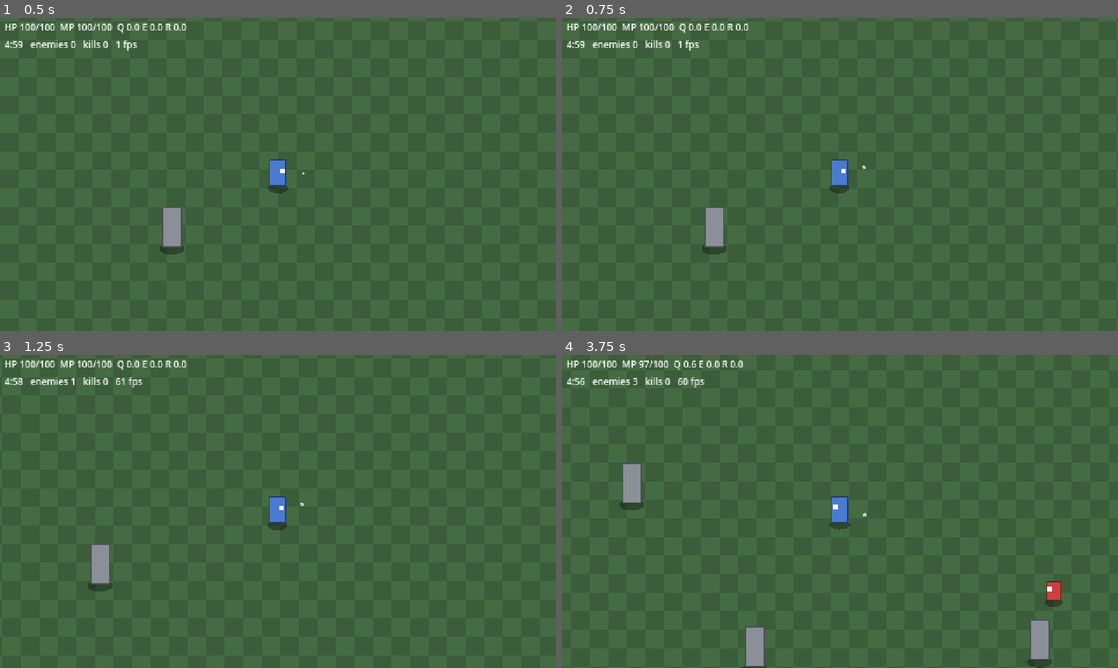
Above: before the commit, frames 1-4 (two rows, left to right).
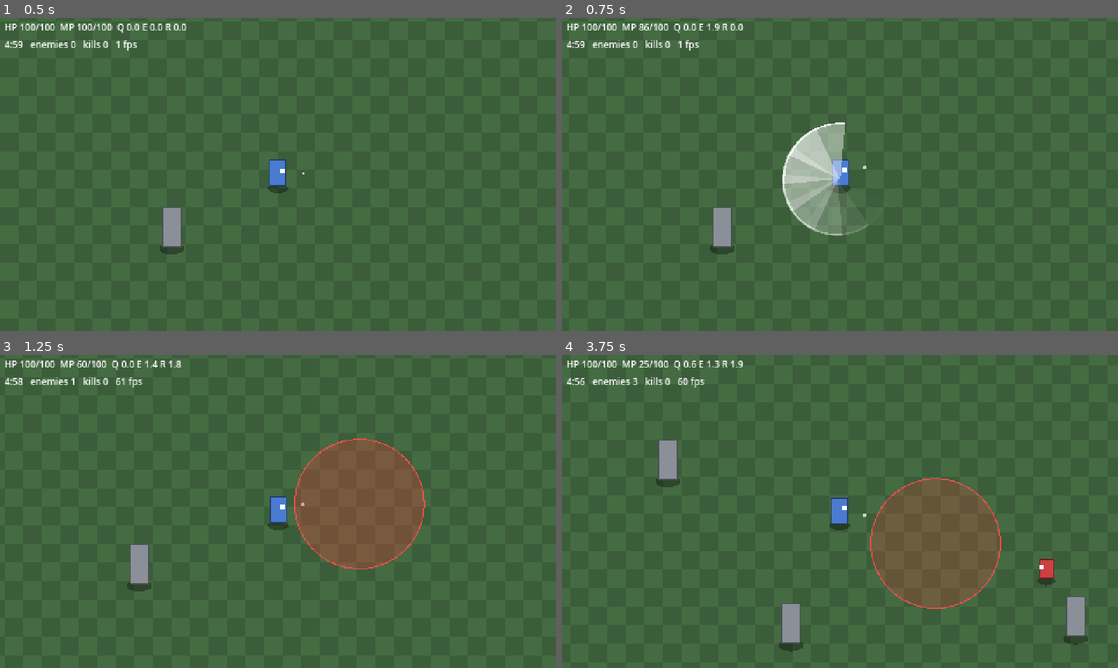
Above: after the commit, the same moments.

Repository: boki-io/game
Game: Godot game, scene res://scenes/main.tscn
Two runs of this game, one before a commit and one after it. Both use one fixed random seed, a clock stepped at 60 frames per second and the inputs below.
Inputs (mouse positions are in pixels of both pictures, inside the frame that each line leads up to):
- Up to frame 1 (0.5 s): no input
- Up to frame 2 (0.75 s): tap Enter (ui_accept) at 0.5 s; move the mouse to (962, 158) at 0.52 s; hold D (move_right) from 0.53 s (still down); tap E (ability_e) at 0.6 s
- Up to frame 3 (1.25 s): keep holding D (move_right); tap Enter (ui_accept) at 0.77 s; tap R (ability_r) at 0.8 s
- Up to frame 4 (3.75 s): move the mouse to (728, 527) at 1.27 s; release D (move_right) at 1.28 s; hold S (move_down) 1.28-2.03 s; tap R (ability_r) at 1.35, 2.3, 3.6 s; tap Enter (ui_accept) at 1.52, 3.02 s; tap E (ability_e) at 1.55, 2.1, 3.05 s; move the mouse to (895, 442) at 2.02 s; hold D (move_right) 2.03-2.78 s; move the mouse to (812, 574) at 2.77 s; hold W (move_up) 2.78-3.53 s; tap Q (ability_q) at 2.85 s; move the mouse to (1006, 558) at 3.52 s; hold A (move_left) from 3.53 s (still down)

Frame 1 is identical in both runs. In frame 2, 4.0% of the frame differs, in the area x 13-56%, y 1-76%; in frame 3, 9.2%; in frame 4, 11%, in the area x 10-95%, y 1-100%.

Commit message:
M5: Spin (E) and Slam (R) with telegraph and knockback
Co-Authored-By: Claude Sonnet 5.5 <noreply@anthropic.com>

Diff:
--- /dev/null
+++ b/data/abilities/slam.tres
@@ -0,0 +1,16 @@
+[gd_resource type="Resource" script_class="AbilityData" format=3]
+
+[ext_resource type="Script" path="res://scripts/abilities/ability_data.gd" id="1"]
+[ext_resource type="Script" path="res://scripts/abilities/slam_behavior.gd" id="2"]
+
+[resource]
+script = ExtResource("1")
+id = &"slam"
+display_name = "Slam"
+cooldown = 2.0
+mana_cost = 30.0
+damage = 60.0
+range = 80.0
+radius = 56.0
+windup = 0.3
+behavior = ExtResource("2")
--- /dev/null
+++ b/data/abilities/spin.tres
@@ -0,0 +1,15 @@
+[gd_resource type="Resource" script_class="AbilityData" format=3]
+
+[ext_resource type="Script" path="res://scripts/abilities/ability_data.gd" id="1"]
+[ext_resource type="Script" path="res://scripts/abilities/spin_behavior.gd" id="2"]
+
+[resource]
+script = ExtResource("1")
+id = &"spin"
+display_name = "Spin"
+cooldown = 2.0
+mana_cost = 15.0
+damage = 20.0
+radius = 48.0
+duration = 0.4
+behavior = ExtResource("2")
--- a/scenes/player.tscn
+++ b/scenes/player.tscn
@@ -9,6 +9,8 @@
 [ext_resource type="Script" path="res://scripts/abilities/ability_caster.gd" id="6"]
 [ext_resource type="Resource" path="res://data/abilities/slash.tres" id="7"]
 [ext_resource type="Resource" path="res://data/abilities/dash_slash.tres" id="8"]
+[ext_resource type="Resource" path="res://data/abilities/spin.tres" id="11"]
+[ext_resource type="Resource" path="res://data/abilities/slam.tres" id="12"]
 [ext_resource type="Script" path="res://scripts/systems/stats.gd" id="9"]
 [ext_resource type="Script" path="res://scripts/systems/mana.gd" id="10"]
 
@@ -57,3 +59,5 @@
 script = ExtResource("6")
 ability_auto = ExtResource("7")
 ability_q = ExtResource("8")
+ability_e = ExtResource("11")
+ability_r = ExtResource("12")
--- a/scripts/abilities/ability_behavior.gd
+++ b/scripts/abilities/ability_behavior.gd
@@ -34,3 +34,15 @@
 			e.take_damage(damage)
 			hits += 1
 	return hits
+
+
+## Damage every enemy within radius of center not already in `already`. Returns the hit count.
+func hit_circle(center: Vector2, radius: float, damage: float, already: Dictionary) -> int:
+	var hits := 0
+	for e in EnemyGrid.query(center, radius + ENEMY_RADIUS):
+		if already.has(e):
+			continue
+		already[e] = true
+		e.take_damage(damage)
+		hits += 1
+	return hits
--- /dev/null
+++ b/scripts/abilities/slam_behavior.gd
@@ -0,0 +1,47 @@
+class_name SlamBehavior
+extends AbilityBehavior
+## Slam: a ground telegraph during the windup, then a heavy circle hit that knocks enemies back.
+## The impact point is fixed when the cast starts, `range` px along the aim.
+
+const MOVE_SCALE := 0.4  # walking speed during the windup
+const KNOCKBACK_SPEED := 160.0  # enemies slide ~20px
+
+var _elapsed := 0.0
+var _center := Vector2.ZERO
+
+
+func cast(c: AbilityCaster, aim: Vector2, d: AbilityData) -> void:
+	caster = c
+	data = d
+	_elapsed = 0.0
+	var player := caster.player
+	_center = player.global_position + aim * caster.value(d, &"range", d.range)
+	player.speed_scale = MOVE_SCALE
+	var fx := Effects.get_for(caster)
+	if fx:
+		fx.telegraph(_center, caster.value(d, &"radius", d.radius), d.windup)
+
+
+func update(delta: float) -> bool:
+	_elapsed += delta
+	if _elapsed < data.windup:
+		return false
+	_impact()
+	return true
+
+
+func finish() -> void:
+	caster.player.speed_scale = 1.0
+
+
+func _impact() -> void:
+	var radius := caster.value(data, &"radius", data.radius)
+	var hit: Dictionary = {}
+	hit_circle(_center, radius, caster.damage_of(data), hit)
+	for e: Enemy in hit:
+		var away := e.global_position - _center
+		var dir := away.normalized() if away.length_squared() > 0.01 else Vector2.from_angle(randf() * TAU)
+		e.apply_knockback(dir * KNOCKBACK_SPEED)
+	var fx := Effects.get_for(caster)
+	if fx:
+		fx.ring(_center, radius)
--- /dev/null
+++ b/scripts/abilities/spin_behavior.gd
@@ -0,0 +1,42 @@
+class_name SpinBehavior
+extends AbilityBehavior
+## Spin: hits everything within the radius once while the player moves slowly.
+## With the spin_hits_twice flag, a second pass lands at the halfway point.
+
+const MOVE_SCALE := 0.4  # walking speed while spinning
+const TURNS := 2.0  # visual blade rotations
+
+var _elapsed := 0.0
+var _hit: Dictionary = {}
+var _second_pass_done := false
+
+
+func cast(c: AbilityCaster, _aim: Vector2, d: AbilityData) -> void:
+	caster = c
+	data = d
+	_elapsed = 0.0
+	_hit.clear()
+	_second_pass_done = false
+	caster.player.speed_scale = MOVE_SCALE
+
+
+func update(delta: float) -> bool:
+	var origin := caster.player.global_position
+	var radius := caster.value(data, &"radius", data.radius)
+	var damage := caster.damage_of(data)
+	_elapsed += delta
+
+	if caster.stats.has_flag(&"spin_hits_twice") and not _second_pass_done and _elapsed >= data.duration / 2.0:
+		_second_pass_done = true
+		_hit.clear()
+	hit_circle(origin, radius, damage, _hit)
+
+	var fx := Effects.get_for(caster)
+	if fx and delta > 0.0:
+		var angle := _elapsed / data.duration * TAU * TURNS
+		fx.slash_arc(origin + Vector2(0, -8), Vector2.from_angle(angle), radius, deg_to_rad(70.0))
+	return _elapsed >= data.duration
+
+
+func finish() -> void:
+	caster.player.speed_scale = 1.0
--- a/scripts/enemy/enemy.gd
+++ b/scripts/enemy/enemy.gd
@@ -10,6 +10,7 @@
 signal died(enemy: Enemy)
 
 const FLASH_TIME := 0.06
+const KNOCKBACK_DECAY := 640.0  # px/s^2
 
 @export var data: EnemyData
 
@@ -17,6 +18,7 @@
 var active := false
 var _contact_cd := 0.0
 var _flash_left := 0.0
+var _knockback := Vector2.ZERO
 
 @onready var health: Health = $Health
 @onready var hitbox: Area2D = $Hitbox
@@ -32,6 +34,7 @@
 	health.setup(data.max_health * hp_multiplier)
 	_contact_cd = 0.0
 	_flash_left = 0.0
+	_knockback = Vector2.ZERO
 	sprite.flash = false
 	active = true
 	visible = true
@@ -64,6 +67,11 @@
 		sprite.flash = true
 
 
+func apply_knockback(impulse: Vector2) -> void:
+	if active:
+		_knockback = impulse
+
+
 func _physics_process(delta: float) -> void:
 	if _flash_left > 0.0:
 		_flash_left -= delta
@@ -76,7 +84,8 @@
 	var to_target := target.global_position - global_position
 	var dir := to_target.normalized() if to_target.length_squared() > 0.01 else Vector2.ZERO
 	var velocity := (dir + _separation() * SEPARATION_WEIGHT) * data.speed
-	global_position += velocity * delta
+	global_position += (velocity + _knockback) * delta
+	_knockback = _knockback.move_toward(Vector2.ZERO, KNOCKBACK_DECAY * delta)
 	global_position = global_position.clamp(
 		Vector2(ARENA_PADDING, ARENA_PADDING),
 		Vector2(Arena.SIZE) - Vector2(ARENA_PADDING, ARENA_PADDING))
--- a/scripts/systems/effects.gd
+++ b/scripts/systems/effects.gd
@@ -35,6 +35,16 @@
 	_fx.append({kind = &"arc", pos = pos, angle = dir.angle(), radius = radius, arc = arc_rad, age = 0.0, life = 0.12})
 
 
+## Ground warning for a delayed hit; lasts `duration` seconds.
+func telegraph(pos: Vector2, radius: float, duration: float) -> void:
+	_fx.append({kind = &"telegraph", pos = pos, radius = radius, age = 0.0, life = maxf(duration, 0.01)})
+
+
+## Expanding shockwave ring.
+func ring(pos: Vector2, radius: float) -> void:
+	_fx.append({kind = &"ring", pos = pos, radius = radius, age = 0.0, life = 0.25})
+
+
 func puff(pos: Vector2, color: Color) -> void:
 	_fx.append({kind = &"puff", pos = pos, radius = 9.0, color = color, age = 0.0, life = 0.2})
 
@@ -54,10 +64,17 @@
 func _draw() -> void:
 	for f in _fx:
 		var t: float = f.age / f.life
-		if f.kind == &"arc":
-			_draw_arc_fx(f, t)
-		else:
-			draw_circle(f.pos, f.radius * (0.4 + t), Color(f.color, 0.6 * (1.0 - t)))
+		match f.kind:
+			&"arc":
+				_draw_arc_fx(f, t)
+			&"telegraph":
+				draw_circle(f.pos, f.radius, Color(1, 0.2, 0.2, 0.12 + 0.2 * t))
+				draw_arc(f.pos, f.radius, 0.0, TAU, 40, Color(1, 0.3, 0.3, 0.9), 1.0)
+			&"ring":
+				draw_circle(f.pos, f.radius, Color(1, 1, 1, 0.3 * (1.0 - t)))
+				draw_arc(f.pos, f.radius * (0.6 + 0.4 * t), 0.0, TAU, 40, Color(1, 1, 1, 1.0 - t), 2.0)
+			_:
+				draw_circle(f.pos, f.radius * (0.4 + t), Color(f.color, 0.6 * (1.0 - t)))
 	var font := ThemeDB.fallback_font
 	for n in _numbers:
 		var t: float = n.age / NUMBER_LIFE
Not shown, added: scripts/abilities/slam_behavior.gd.uid
Not shown, added: scripts/abilities/spin_behavior.gd.uid
